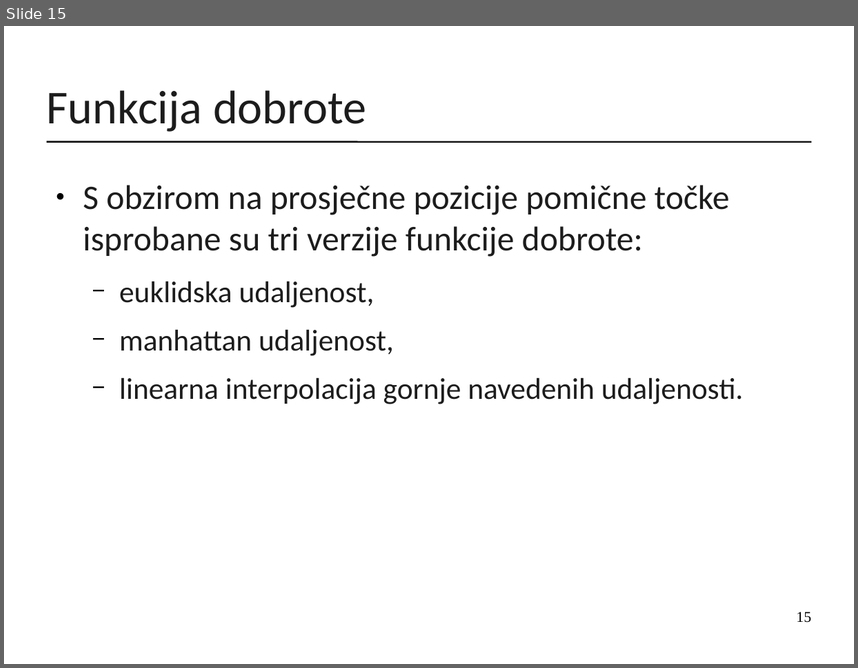
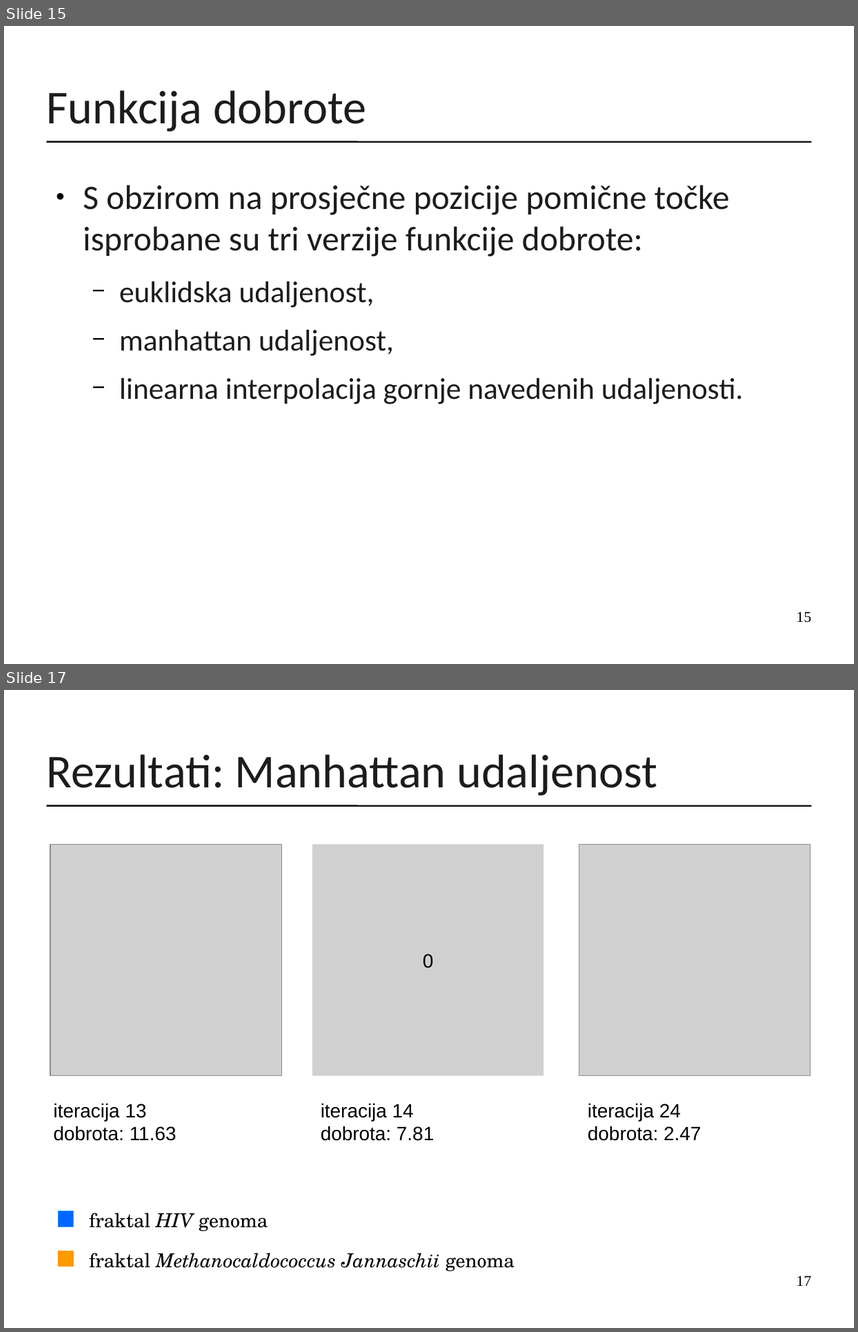
Before and after one commit to mirjamsk/DNAdrivenIFS, a slide deck: CD_bundle/prezentacija.odp. Shown one above the other, each under a label of ours: slide 15 before the commit, slides 15 and 17 after it; the slides between them are not shown. The pictures are 858x668 and 858x1332 pixels, drawn with LibreOffice and Linux fonts; fonts in the diff are those of the drawing; grey boxes stand for pictures. Boxes give left, top, right and bottom in pixels: in the first picture for what was removed or moved away, otherwise in the second. Text is boxed around its words. In the diff, an @@ line names an element or a change of style, - is before the commit and + after.

```diff
--- a/CD_bundle/prezentacija.odp
+++ b/CD_bundle/prezentacija.odp
@@ slide 17 added at <box>4,690,854,1328</box>, background #FFFFFF; not listed: 1 template element that a slide beside it also shows @@
@@ title added at <box>47,754,657,796</box>, 44 pt, text #1C1C1C @@
+Rezultati: Manhattan udaljenost
@@ picture added at <box>50,845,281,1076</box> @@
@@ picture added at <box>312,845,544,1076</box>, 18 pt, text #000000 @@
+0
@@ picture added at <box>579,845,811,1076</box> @@
@@ text added at <box>54,1103,176,1141</box>, 18 pt, text #000000 @@
+iteracija 13
+dobrota: 11.63
@@ text added at <box>321,1103,434,1141</box>, 18 pt, text #000000 @@
+iteracija 14
+dobrota: 7.81
@@ text added at <box>588,1103,701,1141</box>, 18 pt, text #000000 @@
+iteracija 24
+dobrota: 2.47
@@ rectangle added at <box>58,1211,74,1226</box>, fill #0066FF, outline #3399FF 0 pt @@
@@ text added at <box>89,1212,268,1231</box>, 18 pt, text #000000 @@
+fraktal HIV genoma
@@ rectangle added at <box>58,1251,74,1266</box>, fill #FF9900, outline #FF9900 0 pt @@
@@ text added at <box>89,1252,515,1271</box>, 18 pt, text #000000, italic @@
+fraktal Methanocaldococcus Jannaschii genoma
@@ page number added at <box>796,1275,811,1285</box>, 14 pt, text #000000 @@
+17
```
Also in this commit, not shown: 1 slide changed, 2 other slides added, 1 other file.
